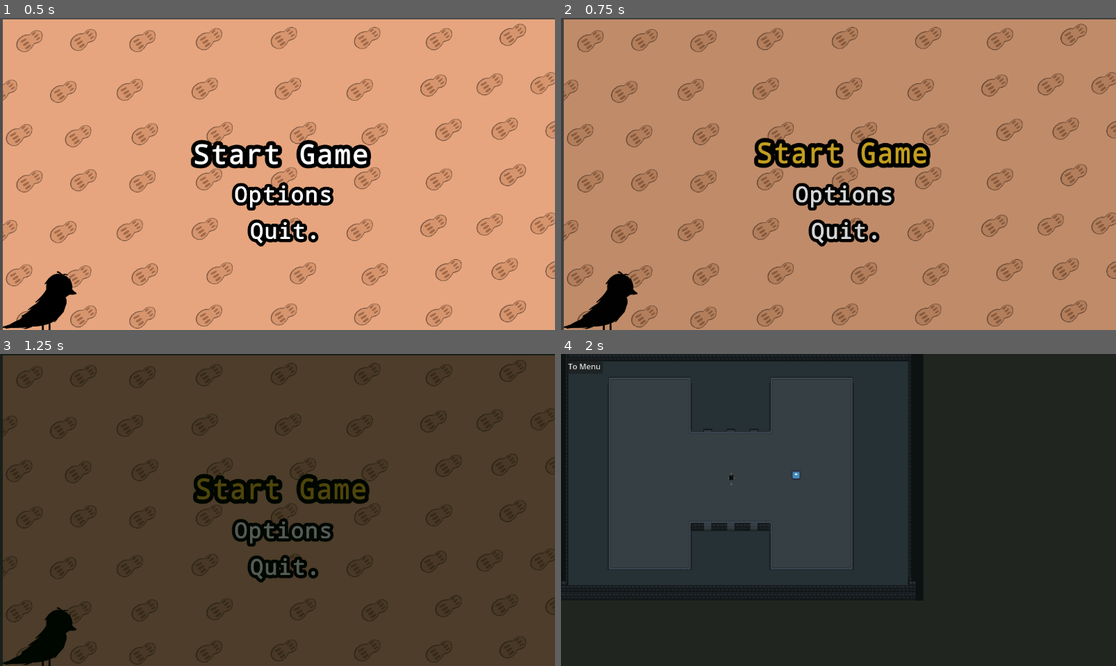
Above: before the commit, frames 1-4 (two rows, left to right).
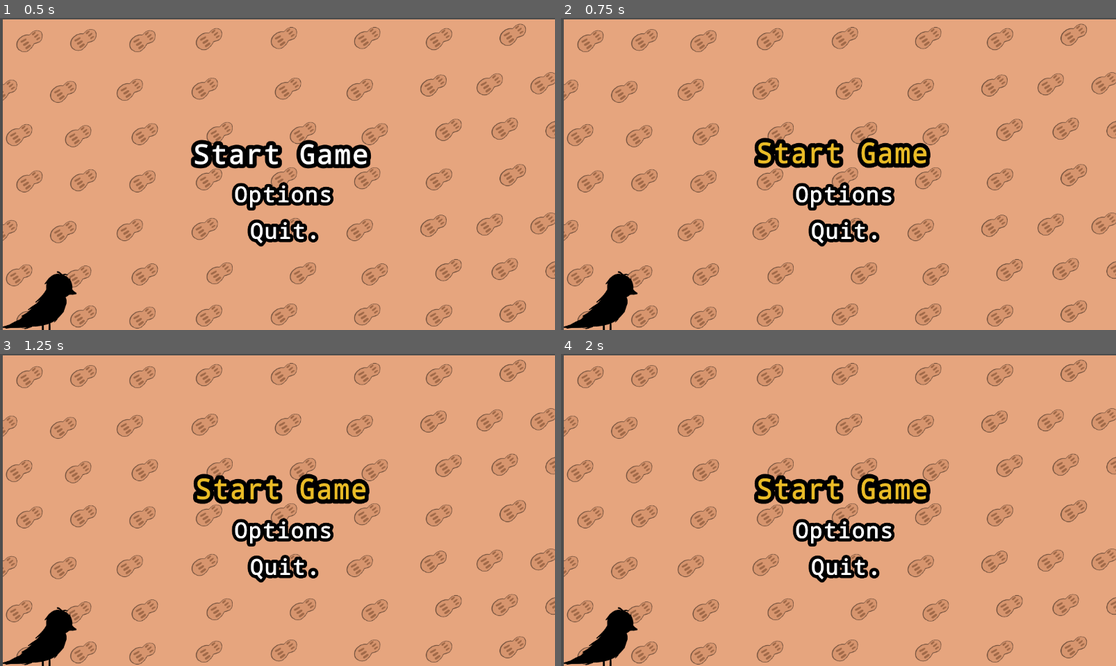
Above: after the commit, the same moments.

Repository: itspeanutzy/Tubes-Group17
Game: Godot game, scene res://Scene/main_menu.tscn
Same seed, same stepped clock (60 frames per second), same inputs: the game is played once before the commit and once after it. The engine's default icon, where the game draws it, is replaced by a stand-in: a white triangle on a blue panel in a dark square.
Inputs (mouse positions are in pixels of both pictures, inside the frame that each line leads up to):
- Up to frame 1 (0.5 s): no input
- Up to frame 2 (0.75 s): click (844, 155) at 0.5 s
- Up to frame 3 (1.25 s): no input
- Up to frame 4 (2 s): click (844, 491) at 1.25 s

Frame 1 is identical in both runs. In frame 2, 94% of the frame differs, in the area x 0-100%, y 0-100%; in frame 3, 97%; in frame 4, 100%.
Error after the commit: Parse Error: Identifier "GameManager" not declared in the current scope. (res://Script/main_menu.gd:25)

Commit message:
feat(menu): update main menu and main scene

Diff:
--- a/Scene/main.tscn
+++ b/Scene/main.tscn
@@ -41,6 +41,10 @@
 text = "To Menu"
 
 [node name="FadeTransition" parent="GUI" unique_id=301525587 instance=ExtResource("6_5vw27")]
+offset_left = 104.0
+offset_top = 4.0
+offset_right = 1260.0
+offset_bottom = 655.0
 
 [node name="Fade_Timer" type="Timer" parent="GUI/FadeTransition" unique_id=750706879]
 
--- a/Script/main_menu.gd
+++ b/Script/main_menu.gd
@@ -20,9 +20,8 @@
 func _on_quit_pressed():
 	get_tree().quit()
 
-
 func _on_fade_timer_timeout():
 	if button_type == "start":
-		get_tree().change_scene_to_file("res://Scene/main.tscn")
+		GameManager.start_game()
 	elif button_type == "options":
 		get_tree().change_scene_to_file("res://Scene/options.tscn")
